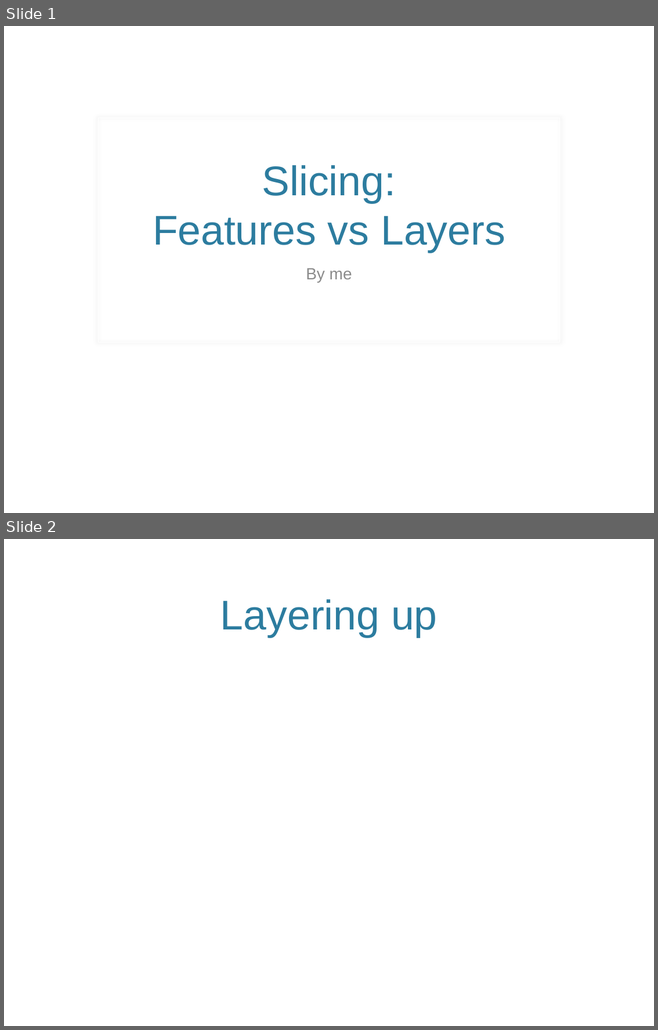
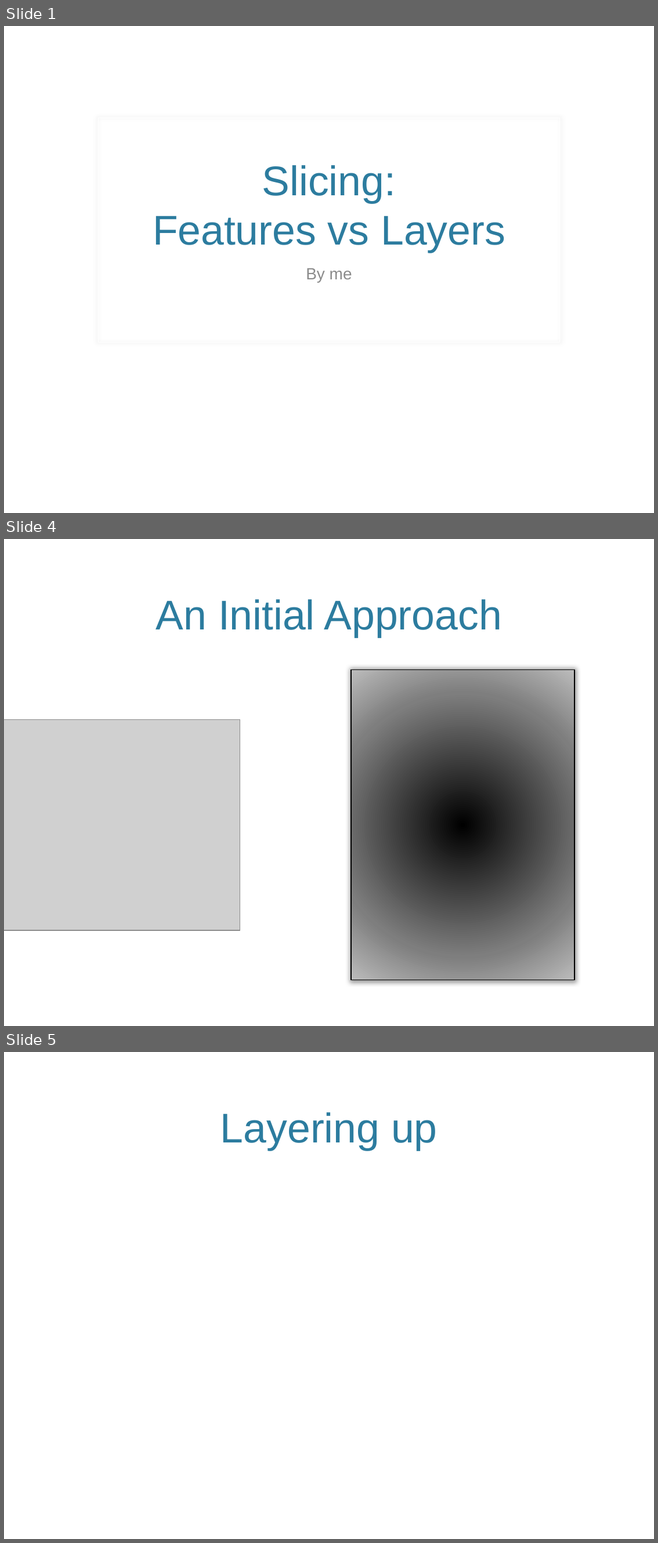
Before and after one commit to MiyamotoAkira/FeaturesVsLayers, a slide deck: FeaturesVsLayers.pptx. Shown one above the other, each under a label of ours: slides 1 and 2 before the commit, slides 1, 4 and 5 after it; the slides between them are not shown. The pictures are 658x1030 and 658x1543 pixels, drawn with LibreOffice and Linux fonts; fonts in the diff are those of the drawing; grey boxes stand for pictures; background and template pictures are left out. Boxes give left, top, right and bottom in pixels: in the first picture for what was removed or moved away, otherwise in the second. Text is boxed around its words. In the diff, an @@ line names an element or a change of style, - is before the commit and + after.

Commit message:
Adding initial approach
A couple of slides to present Bill and an initial approach in how to
implement an application has been added

```diff
--- a/FeaturesVsLayers.pptx
+++ b/FeaturesVsLayers.pptx
@@ slide 4 added at <box>4,539,654,1026</box>, background picture (left out) @@
@@ title added at <box>156,599,502,638</box>, 46 pt, text #2C7C9F @@
+An Initial Approach
@@ rectangle added at <box>351,669,574,980</box>, fill gradient #000000 to #7F7F7F to #BDBDBD, outline #000000 1 pt @@
@@ picture added at <box>4,719,240,931</box> @@
@@ what was slide 2 is now slide 5 @@
```
Also in this commit, not shown: 2 other slides added.
